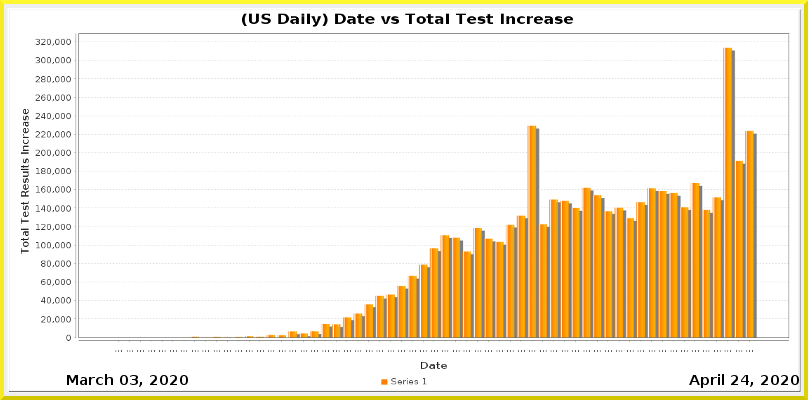
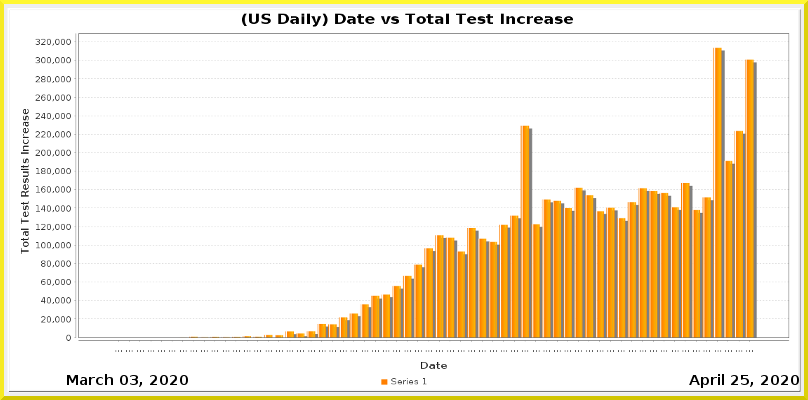
The second w=808, h=400 image is a revision of the first. Changes to its layers:
painted on "Current Date" over [741, 375, 749, 385]
painted on "Date_vs_TestIncrease.png" over [126, 47, 758, 352]
